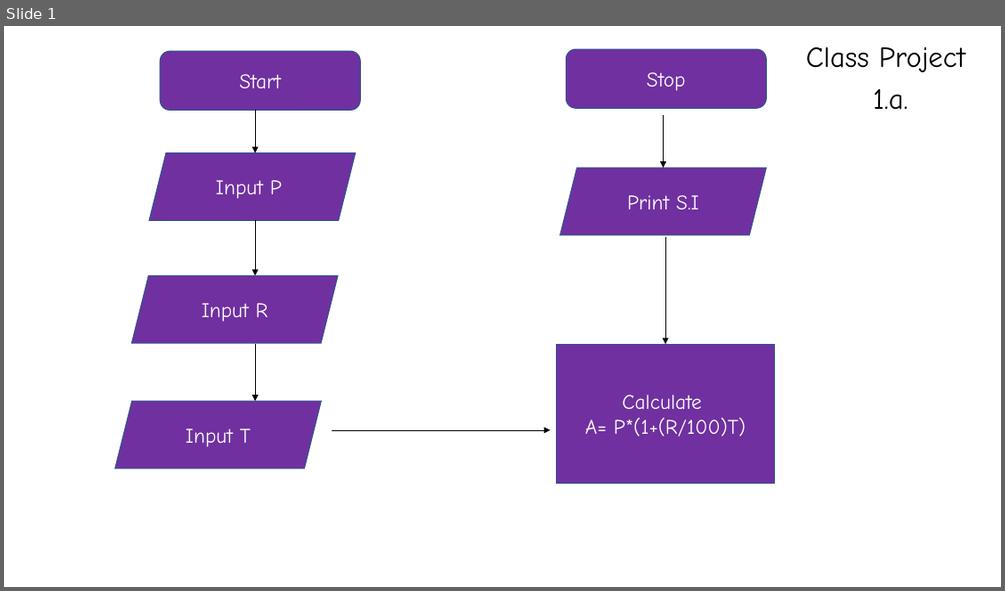
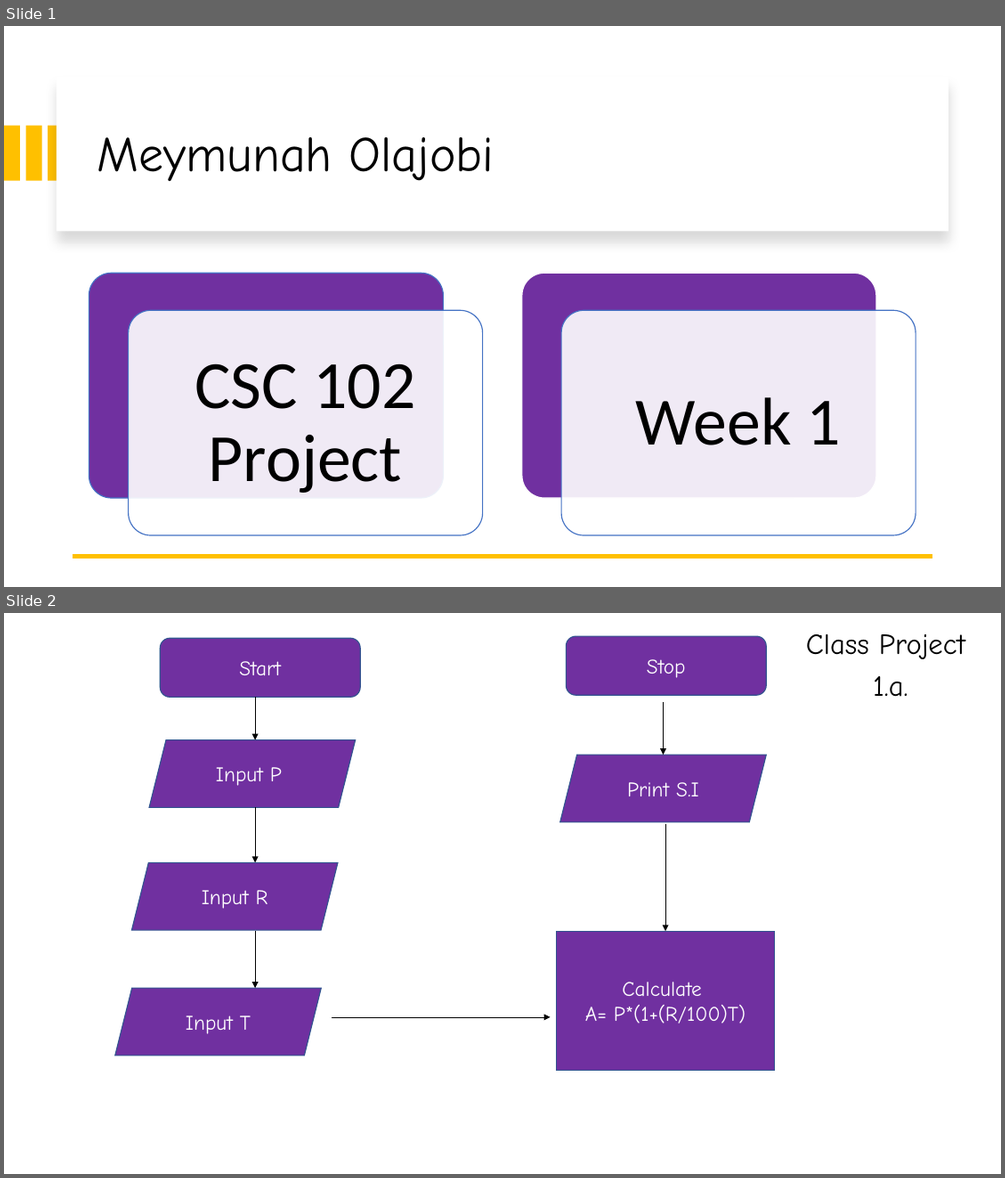
Before and after one commit to meymunahao/Python_Repo, a slide deck: week-1/M.Olajobi's Flowchart CSC 102.pptx. Shown one above the other, each under a label of ours: slide 1 before the commit, slides 1 and 2 after it. The pictures are 1005x591 and 1005x1178 pixels, drawn with LibreOffice and Linux fonts; fonts in the diff are those of the drawing. Boxes give left, top, right and bottom in pixels: in the first picture for what was removed or moved away, otherwise in the second. Text is boxed around its words. In the diff, an @@ line names an element or a change of style, - is before the commit and + after.

```diff
--- a/week-1/M.Olajobi's Flowchart CSC 102.pptx
+++ b/week-1/M.Olajobi's Flowchart CSC 102.pptx
@@ slide 1 added at <box>4,26,1001,587</box>, background #FFFFFF @@
@@ rectangle added at <box>57,76,948,231</box>, fill #FFFFFF @@
@@ rectangle added at <box>4,126,20,181</box>, fill #FFC000 @@
@@ rectangle added at <box>25,126,41,181</box>, fill #FFC000 @@
@@ rectangle added at <box>48,126,64,181</box>, fill #FFC000 @@
@@ text added at <box>97,137,494,181</box>, 48 pt, text #000000 @@
+Meymunah Olajobi
@@ group added at <box>89,273,915,535</box>: 4 rounded rectangles, 2 texts @@
+CSC 102 Project
+Week 1
@@ line added from (933, 556) to (73, 556), #FFC000 4.5 pt @@
@@ what was slide 1 is now slide 2 @@
```
Also in this commit, not shown: 9 other files.
